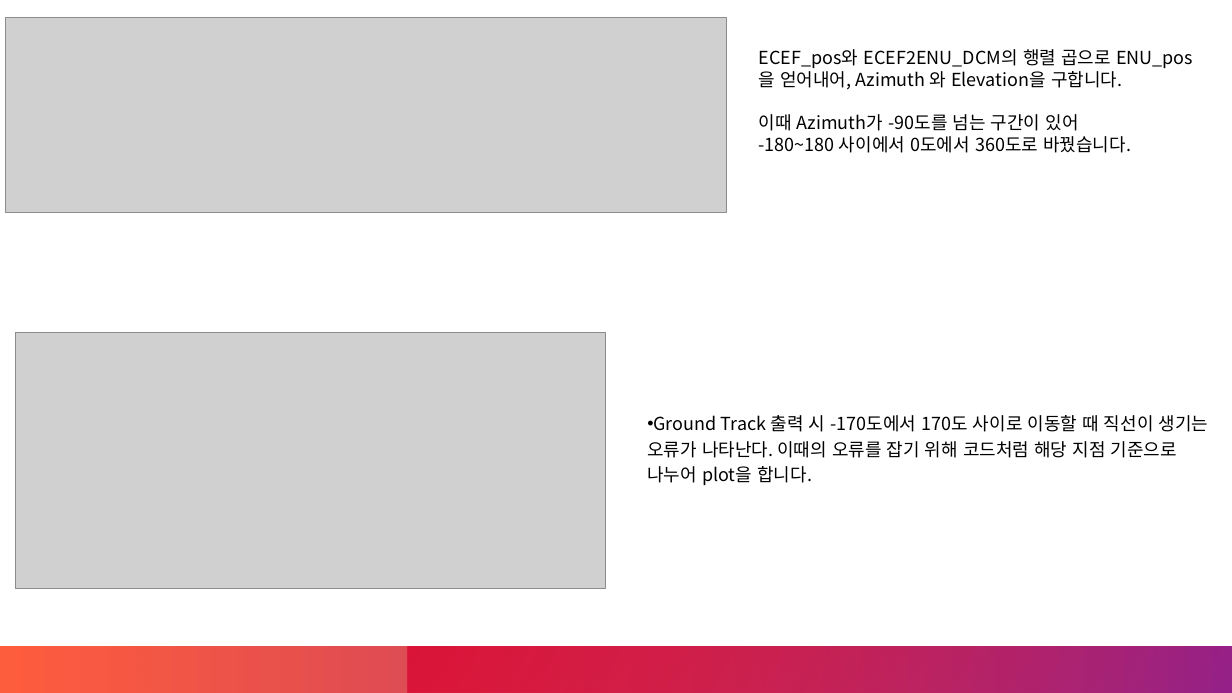
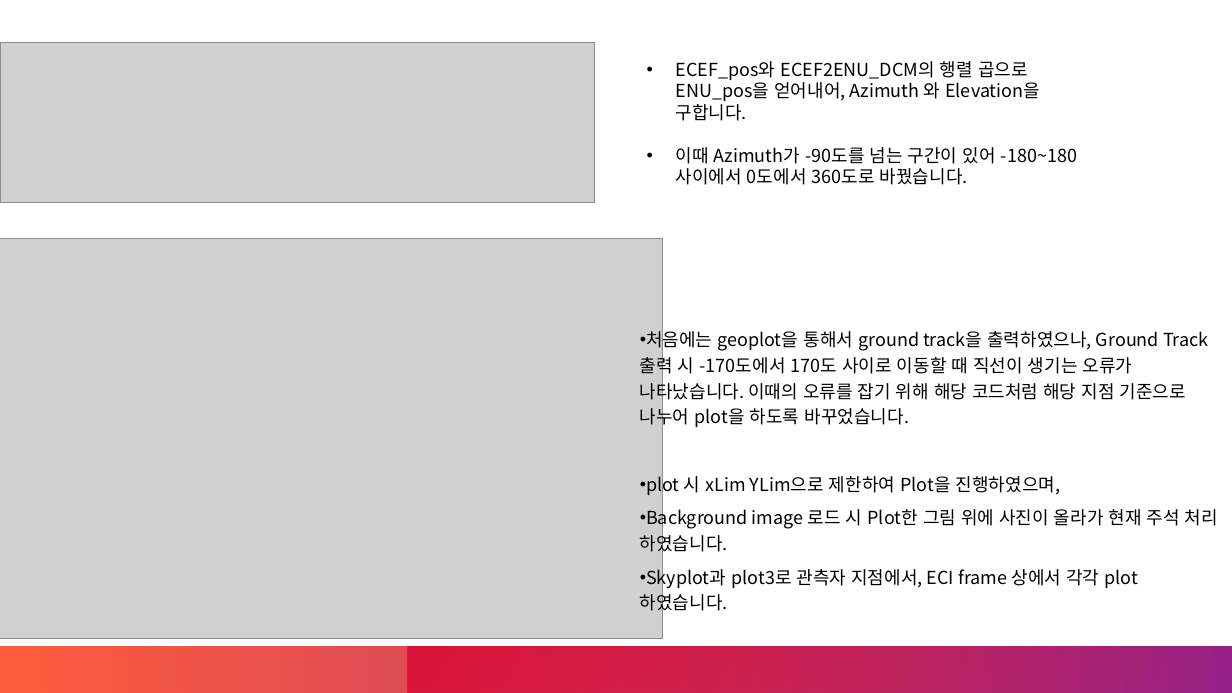
Before and after one commit to jinjiins/Lee_Seungjin_21011323, a slide deck: slide 4 of Astronamics이승진(21011323).pptx. Drawn at 1232x693 pixels with LibreOffice and Linux fonts; fonts in the diff are those of the drawing; grey boxes stand for pictures. Boxes give left, top, right and bottom in pixels: in the first picture for what was removed or moved away, otherwise in the second. Text is boxed around its words. In the diff, an @@ line names an element or a change of style, - is before the commit and + after.

```diff
--- a/Astronamics이승진(21011323).pptx
+++ b/Astronamics이승진(21011323).pptx
@@ picture: place and size @@
-picture at box(6, 18, 726, 213)
+picture at box(0, 43, 594, 203)
@@ text "ECEF_pos와 ECEF2ENU_DCM의 행렬 곱으로 ENU_pos을 ...": place and size @@
-text "ECEF_pos와 ECEF2ENU_DCM의 행렬 곱으로 ENU_pos을 ..." at box(759, 49, 1193, 153)
+text "ECEF_pos와 ECEF2ENU_DCM의 행렬 곱으로 ENU_pos을 ..." at box(676, 61, 1077, 185)
@@ text at box(676, 61, 1040, 121): bullet none to • @@
@@ text at box(676, 147, 1077, 185): text changed @@
-이때 Azimuth가 -90도를 넘는 구간이 있어
--180~180 사이에서 0도에서 360도로 바꿨습니다.
+• 이때 Azimuth가 -90도를 넘는 구간이 있어 -180~180 사이에서 0도에서 360도로 바꿨습니다.
@@ picture: place and size @@
-picture at box(16, 333, 605, 588)
+picture at box(0, 238, 663, 639)
@@ text at box(640, 327, 1218, 615): text changed @@
-• Ground Track 출력 시 -170도에서 170도 사이로 이동할 때 직선이 생기는 오류가 나타난다. 이때의 오류를 잡기 위해 코드처럼 해당 지점 기준으로 나누어 plot을 합니다.
+• 처음에는 geoplot을 통해서 ground track을 출력하였으나, Ground Track 출력 시 -170도에서 170도 사이로 이동할 때 직선이 생기는 오류가 나타났습니다. 이때의 오류를 잡기 위해 해당 코드처럼 해당 지점 기준으로 나누어 plot을 하도록 바꾸었습니다.
+• plot 시 xLim YLim으로 제한하여 Plot을 진행하였으며,
+• Background image 로드 시 Plot한 그림 위에 사진이 올라가 현재 주석 처리 하였습니다.
+• Skyplot과 plot3로 관측자 지점에서, ECI frame 상에서 각각 plot 하였습니다.
```
Also in this commit, not shown: 2 other slides changed, 2 other files.
